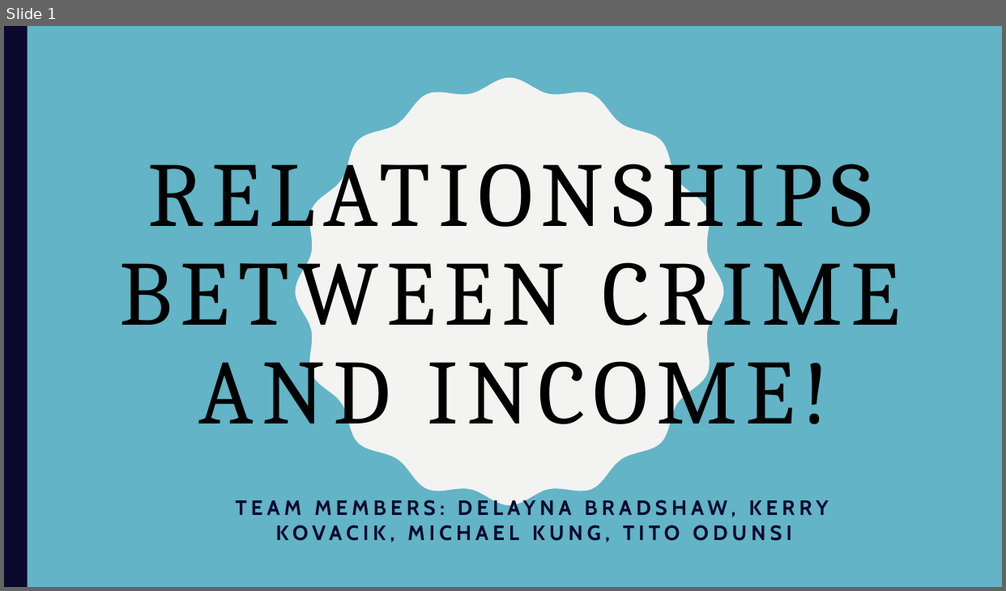
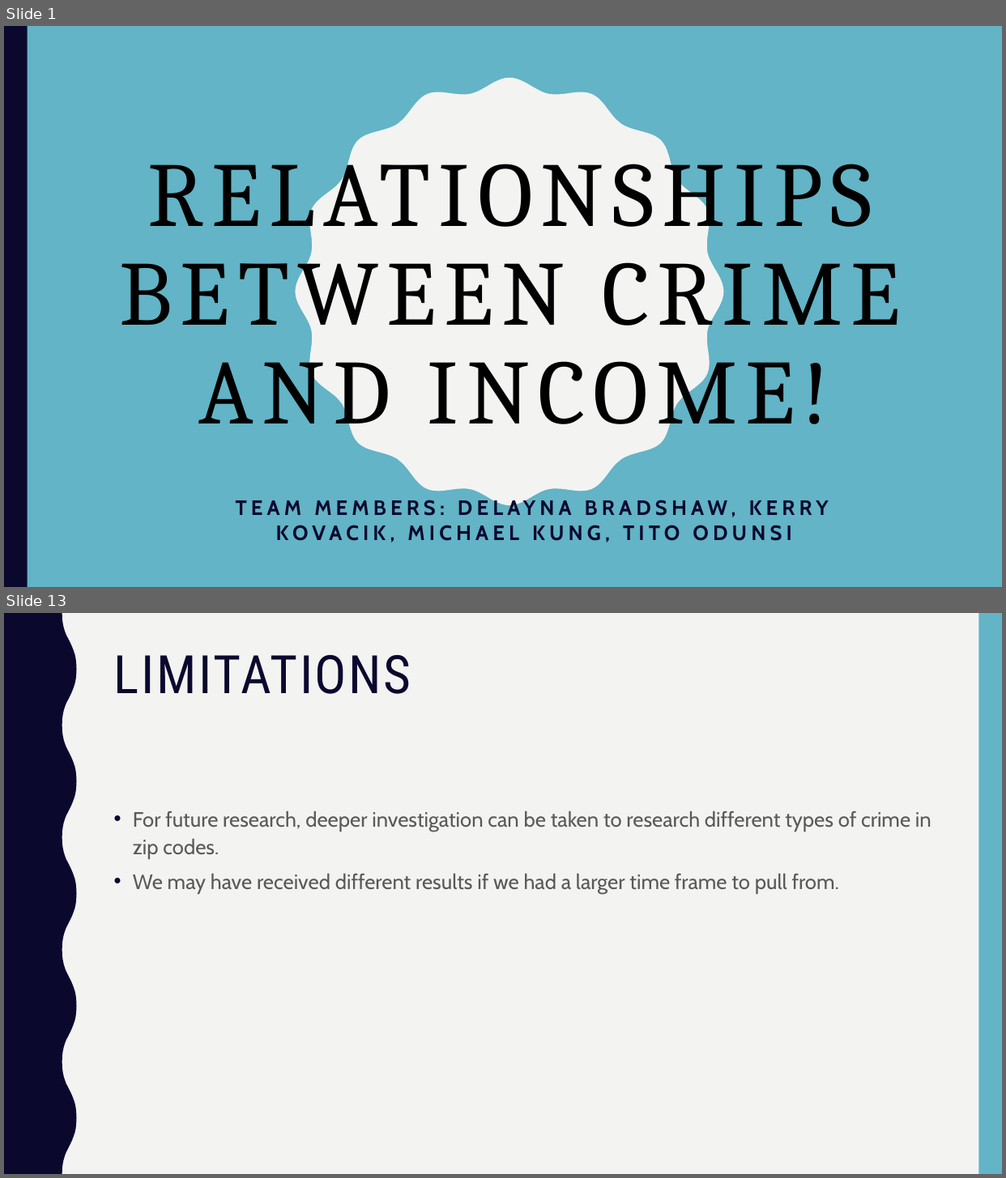
Before and after one commit to Kerrykova/Project1, a slide deck: Presentation/Presentation Final.pptx. Shown one above the other, each under a label of ours: slide 1 before the commit, slides 1 and 13 after it; the slides between them are not shown. The pictures are 1006x591 and 1006x1178 pixels, drawn with LibreOffice and Linux fonts; fonts in the diff are those of the drawing. Boxes give left, top, right and bottom in pixels: in the first picture for what was removed or moved away, otherwise in the second. Text is boxed around its words. In the diff, an @@ line names an element or a change of style, - is before the commit and + after.

```diff
--- a/Presentation/Presentation Final.pptx
+++ b/Presentation/Presentation Final.pptx
@@ slide 13 added at [4,613,1002,1174], background #F3F3F2 @@
@@ freeform shape added at [4,613,77,1174], fill #0B082E @@
@@ rectangle added at [978,613,1002,1174], fill #62B4C6 @@
@@ title added at [114,655,411,694], 51 pt, text #0B082E @@
+LIMITATIONS
@@ text added at [133,811,931,893], 20 pt, text #595959 @@
+• For future research, deeper investigation can be taken to research different types of crime in zip codes.
+• We may have received different results if we had a larger time frame to pull from.
```
Also in this commit, not shown: 9 slides changed, 2 other slides added.
